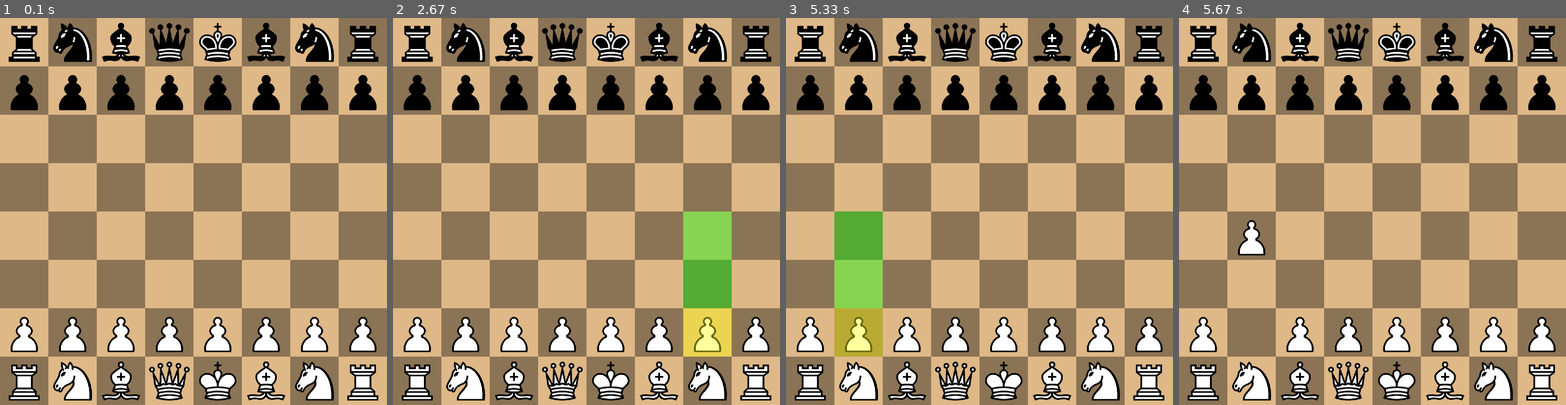
Above: before the commit, frames 1-4 (left to right).
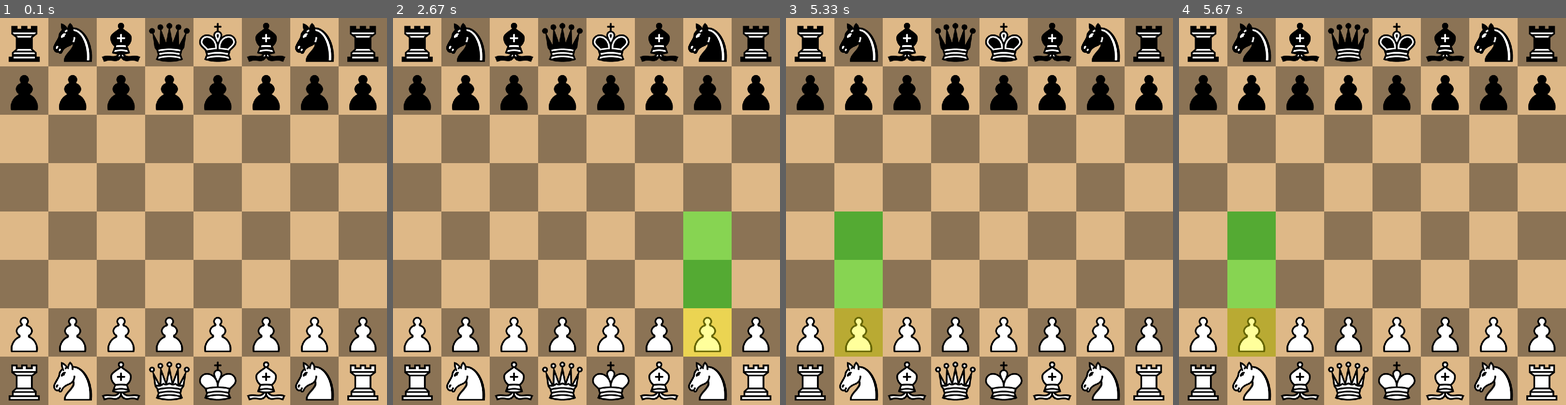
Above: after the commit, the same moments.

Repository: titaniummachine1/Pygame-Chess-Game-With-AI
Game: pygame game, started from main.py
The game is run twice, just before and just after one commit, with the same random seed, the same clock (stepped at 60 frames per second) and the same inputs.
Inputs (mouse positions are in pixels of both pictures, inside the frame that each line leads up to):
- Up to frame 1 (0.1 s): no input
- Up to frame 2 (2.67 s): click (586, 211) at 0.4 s; click (729, 346) at 1.23 s; click (485, 68) at 1.57 s; click (567, 312) at 1.9 s; click (733, 358) at 2.23 s; click (721, 312) at 2.57 s
- Up to frame 3 (5.33 s): click (1099, 203) at 2.9 s; click (863, 354) at 5.07 s
- Up to frame 4 (5.67 s): click (1252, 234) at 5.4 s

Frames 1-3 are identical in both runs. In frame 4, 4.7% of the frame differs, in the area x 12-25%, y 50-88%.

Commit message:
ai added its bad tho

Diff:
--- /dev/null
+++ b/chess/AI/ChessEngine.py
@@ -0,0 +1,105 @@
+# chess/AI/ChessEngine.py (example)
+import time
+from chess.game import GameState
+from chess.movegen import generate_all_moves
+
+class ChessAI:
+    def __init__(self, depth=3, time_limit=None, piece_values=None):
+        self.depth = depth
+        self.time_limit = time_limit
+        self.piece_values = piece_values or {
+            'P': 100, 'N': 280, 'B': 320, 'R': 479, 'Q': 929, 'K': 60000
+        }
+        self.start_time = None
+
+    def find_best_move(self, game_state: GameState):
+        """
+        Synchronous: Perform alpha-beta search up to self.depth. Return best move.
+        """
+        self.start_time = time.time()
+        root_maximizing = game_state.whiteToMove
+
+        best_score = float('-inf') if root_maximizing else float('inf')
+        best_move = None
+
+        moves = generate_all_moves(game_state)
+        if not moves:
+            return None
+
+        alpha = float('-inf')
+        beta = float('inf')
+
+        for move in moves:
+            game_state.make_move(move)
+            score = self.minimax(game_state, self.depth - 1, alpha, beta, not root_maximizing)
+            game_state.unmake_move(move)
+
+            if root_maximizing:
+                if score > best_score:
+                    best_score = score
+                    best_move = move
+                alpha = max(alpha, best_score)
+            else:
+                if score < best_score:
+                    best_score = score
+                    best_move = move
+                beta = min(beta, best_score)
+
+            if self.time_limit and time.time() - self.start_time > self.time_limit:
+                break
+            if alpha >= beta:
+                break
+
+        return best_move
+
+    def minimax(self, game_state: GameState, depth: int, alpha: float, beta: float, maximizing: bool):
+        if depth == 0 or (self.time_limit and time.time() - self.start_time > self.time_limit):
+            return self.evaluate_board(game_state)
+
+        moves = generate_all_moves(game_state)
+        if not moves:
+            return self.evaluate_board(game_state)  # No moves => presumably a losing or drawn position
+
+        if maximizing:
+            value = float('-inf')
+            for move in moves:
+                game_state.make_move(move)
+                value = max(value, self.minimax(game_state, depth - 1, alpha, beta, not maximizing))
+                game_state.unmake_move(move)
+                alpha = max(alpha, value)
+                if alpha >= beta or (self.time_limit and time.time() - self.start_time > self.time_limit):
+                    break
+            return value
+        else:
+            value = float('inf')
+            for move in moves:
+                game_state.make_move(move)
+                value = min(value, self.minimax(game_state, depth - 1, alpha, beta, not maximizing))
+                game_state.unmake_move(move)
+                beta = min(beta, value)
+                if alpha >= beta or (self.time_limit and time.time() - self.start_time > self.time_limit):
+                    break
+            return value
+
+    def evaluate_board(self, game_state: GameState):
+        """
+        Very basic material-based eval.
+        Extend with piece-square tables or PeSTO if desired.
+        """
+        white_score = (
+            self.piece_values['P'] * bin(game_state.whitePawns).count('1') +
+            self.piece_values['N'] * bin(game_state.whiteKnights).count('1') +
+            self.piece_values['B'] * bin(game_state.whiteBishops).count('1') +
+            self.piece_values['R'] * bin(game_state.whiteRooks).count('1') +
+            self.piece_values['Q'] * bin(game_state.whiteQueen).count('1') +
+            self.piece_values['K'] * bin(game_state.whiteKing).count('1')
+        )
+        black_score = (
+            self.piece_values['P'] * bin(game_state.blackPawns).count('1') +
+            self.piece_values['N'] * bin(game_state.blackKnights).count('1') +
+            self.piece_values['B'] * bin(game_state.blackBishops).count('1') +
+            self.piece_values['R'] * bin(game_state.blackRooks).count('1') +
+            self.piece_values['Q'] * bin(game_state.blackQueen).count('1') +
+            self.piece_values['K'] * bin(game_state.blackKing).count('1')
+        )
+        return white_score - black_score
--- a/main.py
+++ b/main.py
@@ -1,12 +1,11 @@
-# main.py
 import pygame
 import sys
-
 from chess.game import GameState
 from chess.movegen import generate_all_moves
 from chess.move import Move
 from chess.bitboard import coords_to_square, square_to_coords, test_bit
 from chess.pieces import ALL_PIECES
+from chess.AI.ChessEngine import ChessAI  # the synchronous AI from above
 
 pygame.init()
 
@@ -14,27 +13,18 @@
 ROWS, COLS = 8, 8
 SQUARE_SIZE = WIDTH // COLS
 FPS = 24
-
 WIN = pygame.display.set_mode((WIDTH, HEIGHT))
 pygame.display.set_caption('Custom Chess Variant')
 
-# Global dictionary for piece images
 IMAGES = {}
 
 def loadImages():
-    """
-    Load piece images from the 'images/' folder for each piece in ALL_PIECES.
-    For example: 'images/wP.png', 'images/bK.png', etc.
-    """
     for piece in ALL_PIECES:
         path = f"images/{piece}.png"
         img = pygame.image.load(path)
         IMAGES[piece] = pygame.transform.scale(img, (SQUARE_SIZE, SQUARE_SIZE))
 
 def drawBoard(win):
-    """
-    Draw the 8x8 board in a burlywood color pattern.
-    """
     colors = [pygame.Color("burlywood"), pygame.Color("burlywood4")]
     for row in range(ROWS):
         for col in range(COLS):
@@ -43,9 +33,6 @@
             pygame.draw.rect(win, color, rect)
 
 def drawPieces(win, state: GameState):
-    """
-    Draw the pieces on the board according to the bitboards in 'state'.
-    """
     def drawBitboard(bitboard, piece_code):
         for sq in range(64):
             if test_bit(bitboard, sq):
@@ -53,7 +40,7 @@
                 pieceImg = IMAGES[piece_code]
                 win.blit(pieceImg, (c * SQUARE_SIZE, r * SQUARE_SIZE))
 
-    # White pieces
+    # White
     drawBitboard(state.whitePawns,   'wP')
     drawBitboard(state.whiteKnights, 'wN')
     drawBitboard(state.whiteBishops, 'wB')
@@ -61,7 +48,7 @@
     drawBitboard(state.whiteQueen,   'wQ')
     drawBitboard(state.whiteKing,    'wK')
 
-    # Black pieces
+    # Black
     drawBitboard(state.blackPawns,   'bP')
     drawBitboard(state.blackKnights, 'bN')
     drawBitboard(state.blackBishops, 'bB')
@@ -73,12 +60,13 @@
     clock = pygame.time.Clock()
     loadImages()
 
-    # Create and init GameState
     gameState = GameState()
     gameState.init_standard_position()
 
-    selectedSquare = None      # (row, col) for the piece the user selected
-    movesForSelected = []      # possible moves from that square
+    ai = ChessAI(depth=7, time_limit=10)  # synchronous AI
+    selectedSquare = None
+    movesForSelected = []
+    bestMove = None
 
     run = True
     while run:
@@ -87,7 +75,6 @@
             if event.type == pygame.QUIT:
                 run = False
                 break
-
             elif event.type == pygame.MOUSEBUTTONDOWN:
                 x, y = pygame.mouse.get_pos()
                 col = x // SQUARE_SIZE
@@ -95,46 +82,54 @@
                 sq = coords_to_square(row, col)
 
                 if selectedSquare is None:
-                    # We are picking the piece to move
+                    # Pick a piece
                     allMoves = generate_all_moves(gameState)
-                    # Filter moves that start from 'sq'
                     movesForSelected = [m for m in allMoves if m.startSq == sq]
                     if movesForSelected:
                         selectedSquare = (row, col)
                     else:
                         selectedSquare = None
                 else:
-                    # We have a piece selected => see if we can move to new sq
+                    # Attempt move
                     chosenMove = None
                     for m in movesForSelected:
                         if m.endSq == sq:
                             chosenMove = m
                             break
                     if chosenMove:
-                        # Make the move
                         gameState.make_move(chosenMove)
+                        # Calculate best move (blocking, synchronous)
+                        bestMove = ai.find_best_move(gameState)
 
-                    # Clear the selection
                     selectedSquare = None
                     movesForSelected = []
 
-        # Draw the board + pieces
+        # Draw
         drawBoard(WIN)
         drawPieces(WIN, gameState)
 
-        # Highlight selected square & its possible moves
+        # highlight selected square
         if selectedSquare is not None:
             srow, scol = selectedSquare
             highlightSurface = pygame.Surface((SQUARE_SIZE, SQUARE_SIZE), pygame.SRCALPHA)
             highlightSurface.fill((255, 255, 0, 100))
             WIN.blit(highlightSurface, (scol * SQUARE_SIZE, srow * SQUARE_SIZE))
 
-            # highlight each valid move's end square
+            # highlight possible moves
             for mv in movesForSelected:
                 r, c = square_to_coords(mv.endSq)
                 moveSurface = pygame.Surface((SQUARE_SIZE, SQUARE_SIZE), pygame.SRCALPHA)
                 moveSurface.fill((0, 255, 0, 100))
                 WIN.blit(moveSurface, (c * SQUARE_SIZE, r * SQUARE_SIZE))
+
+        # highlight best move squares
+        if bestMove:
+            start_row, start_col = square_to_coords(bestMove.startSq)
+            end_row, end_col = square_to_coords(bestMove.endSq)
+            highlightSurface = pygame.Surface((SQUARE_SIZE, SQUARE_SIZE), pygame.SRCALPHA)
+            highlightSurface.fill((0, 0, 255, 100))
+            WIN.blit(highlightSurface, (start_col * SQUARE_SIZE, start_row * SQUARE_SIZE))
+            WIN.blit(highlightSurface, (end_col * SQUARE_SIZE, end_row * SQUARE_SIZE))
 
         pygame.display.flip()
 
